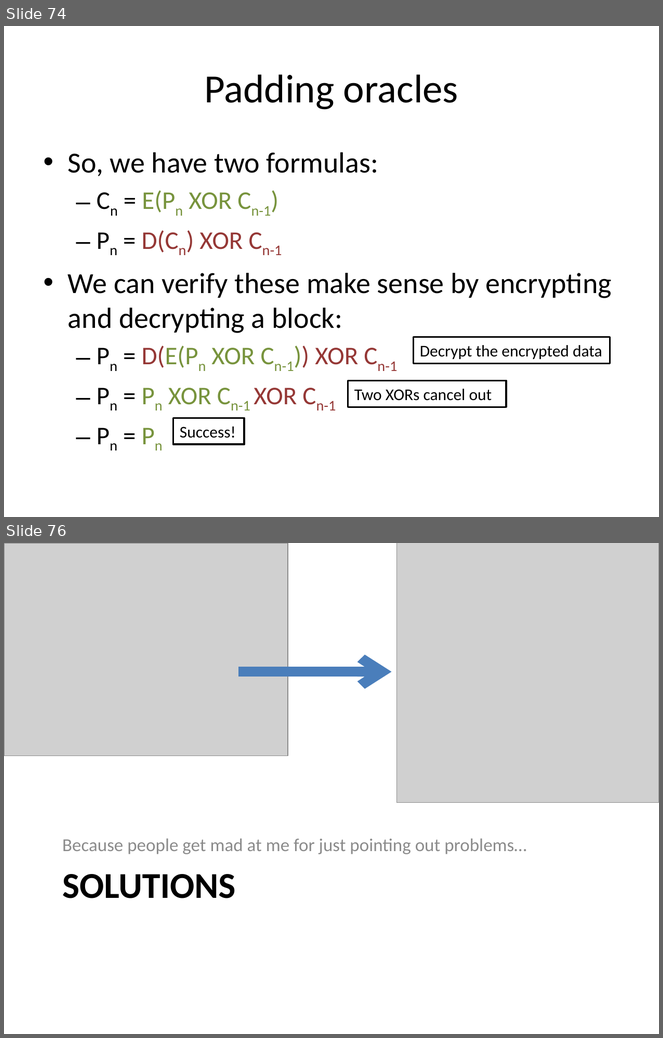
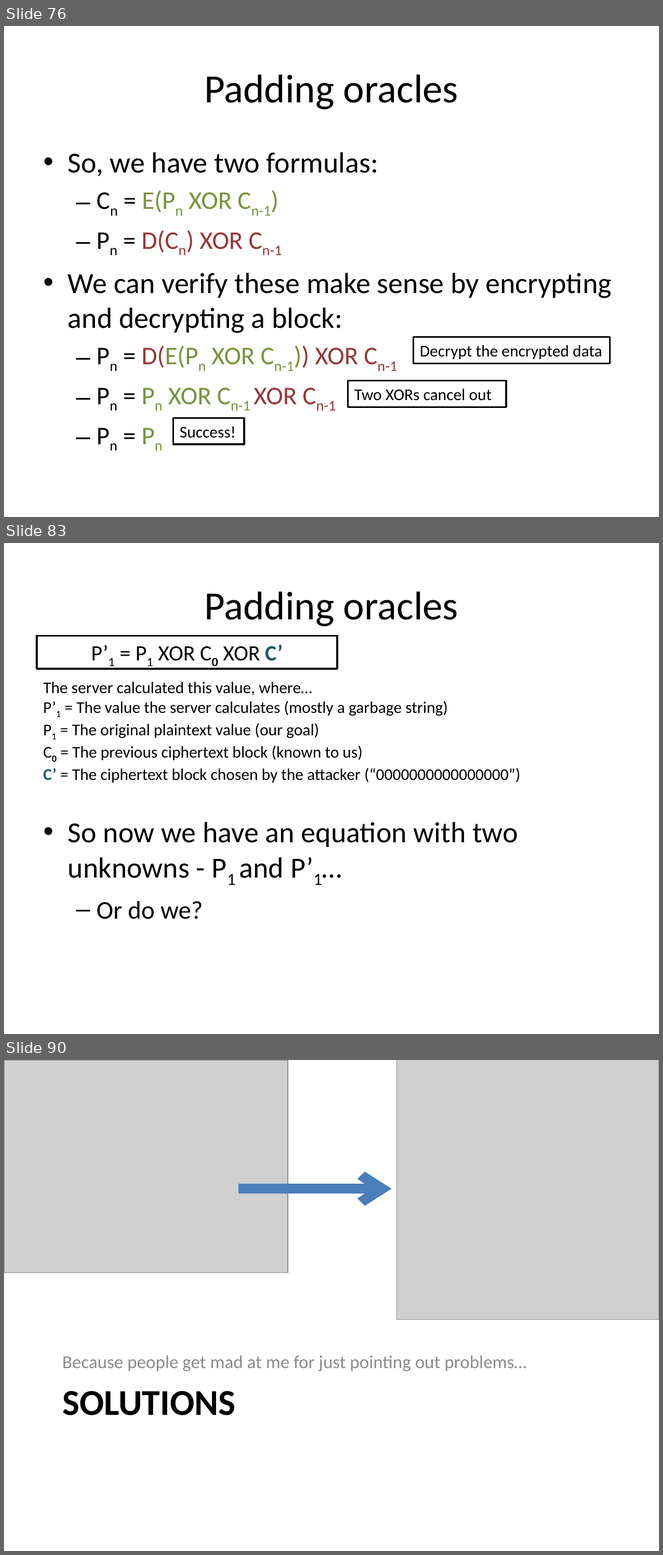
Before and after one commit to iagox86/2013-02-Shmoocon-talk, a slide deck: Shmoocon.pptx. Shown one above the other, each under a label of ours: slides 74 and 76 before the commit, slides 76, 83 and 90 after it; the slides between them are not shown. The pictures are 663x1038 and 663x1555 pixels, drawn with LibreOffice and Linux fonts; fonts in the diff are those of the drawing; grey boxes stand for pictures. Boxes give left, top, right and bottom in pixels: in the first picture for what was removed or moved away, otherwise in the second. Text is boxed around its words. In the diff, an @@ line names an element or a change of style, - is before the commit and + after.

```diff
--- a/Shmoocon.pptx
+++ b/Shmoocon.pptx
@@ slide 83 added at (4,543,659,1034), background #FFFFFF @@
@@ title added at (204,591,458,627), 44 pt, text #000000 @@
+Padding oracles
@@ rectangle added at (37,636,337,669), fill #FFFFFF, outline #000000 2 pt, 24 pt, text #000000 @@
+P’1 = P1 XOR C0 XOR C’
@@ text added at (43,682,520,783), 18 pt, text #000000 @@
+The server calculated this value, where…
+P’1 = The value the server calculates (mostly a garbage string)
+P1 = The original plaintext value (our goal)
+C0 = The previous ciphertext block (known to us)
+C’ = The ciphertext block chosen by the attacker (“0000000000000000”)
@@ text added at (68,822,518,919), 32 pt, text #000000 @@
+• So now we have an equation with two unknowns - P1 and P’1…
+  – Or do we?
@@ what was slide 74 is now slide 76 @@
@@ what was slide 76 is now slide 90 @@
```
Also in this commit, not shown: 2 slides changed, 14 other slides added, 1 slide removed, 2 other files.
